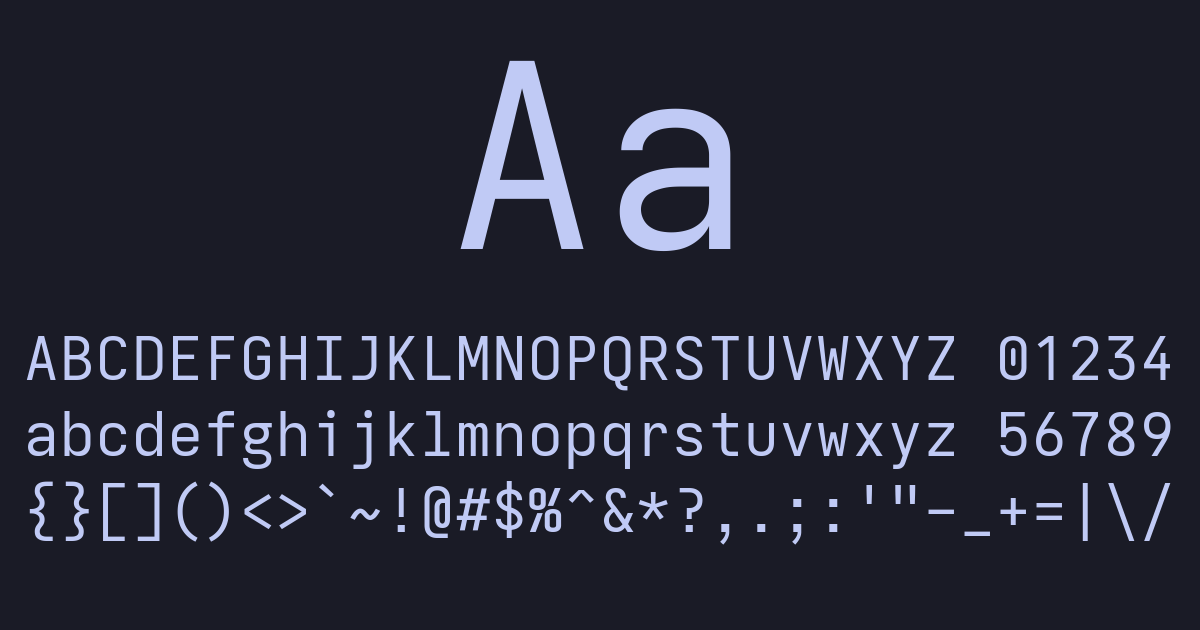
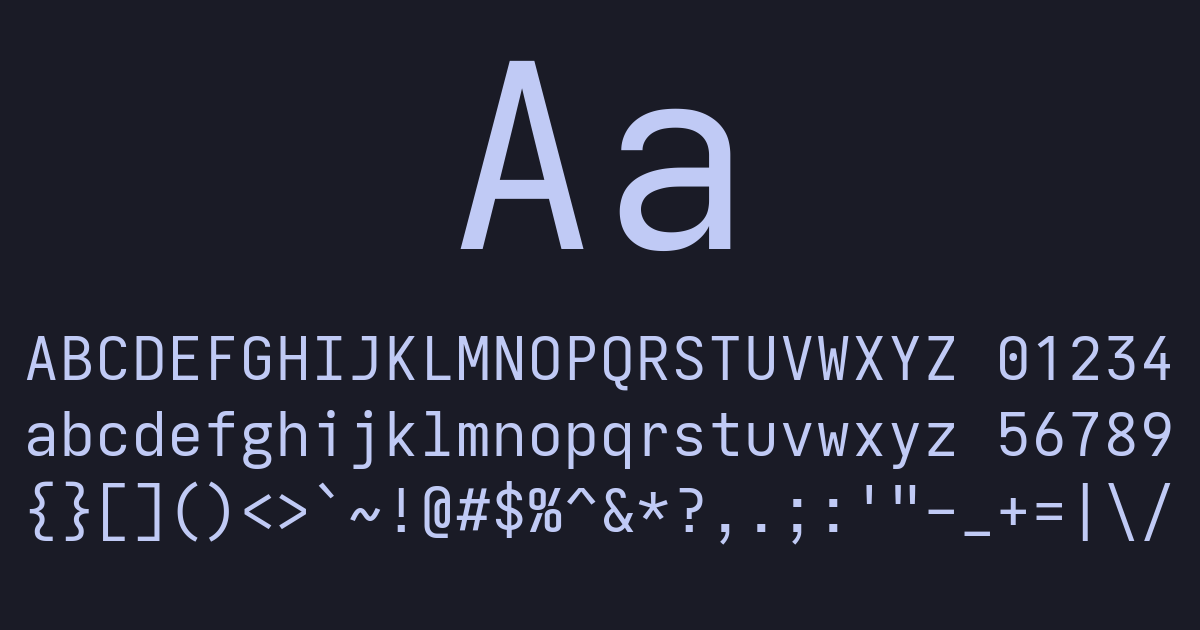
Revision of a layered 1200×630 image; what changed, layer by layer:
painted on "Aa ..." over [243, 337, 1017, 530]
